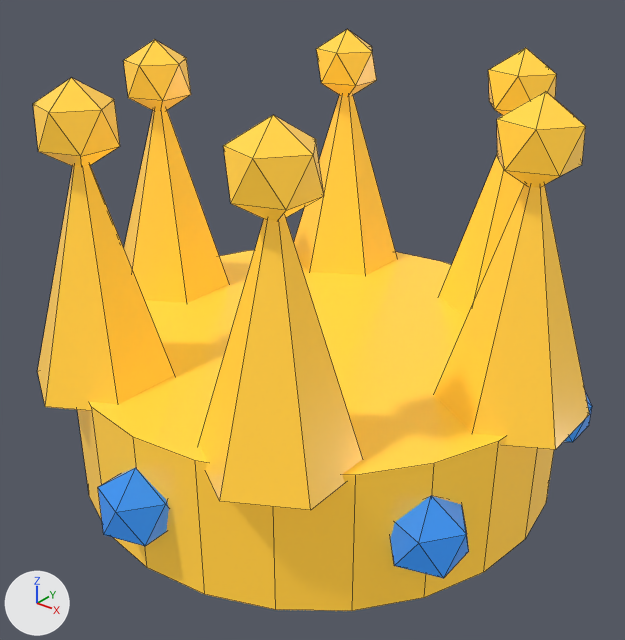
One commit to the Blender file blender/models/acc_crown.blend: the scene before it, then after it.
Camera for both pictures: a 50 mm lens placed at (0.638, -0.81, 0.698), pointed at (0.01, -0.025, 0.211). Every picture has the same lights, and +X, +Y and +Z are marked at lower left. The older version comes first. Mesh edges are drawn as thin lines.

Script lines for the objects in view, before the commit:
```python
me_cylinder = bpy.data.meshes.new('Cylinder')
me_cylinder.from_pydata(...)  # 234 vertices, 308 faces; spans x -0.358..0.358, y -0.363..0.363, z -0.09..0.44
# faces by material slot: [188, 120]
me_cylinder.materials.append(mat_gold)  # yellow #ffc83d, glowing yellow #ffc83d
me_cylinder.materials.append(mat_gem)  # blue #2f7dd1, glowing blue #2f7dd1
ob_acccrown = bpy.data.objects.new('AccCrown', me_cylinder)
ob_acccrown.location = (0.0, 0.0, 0.09)
```
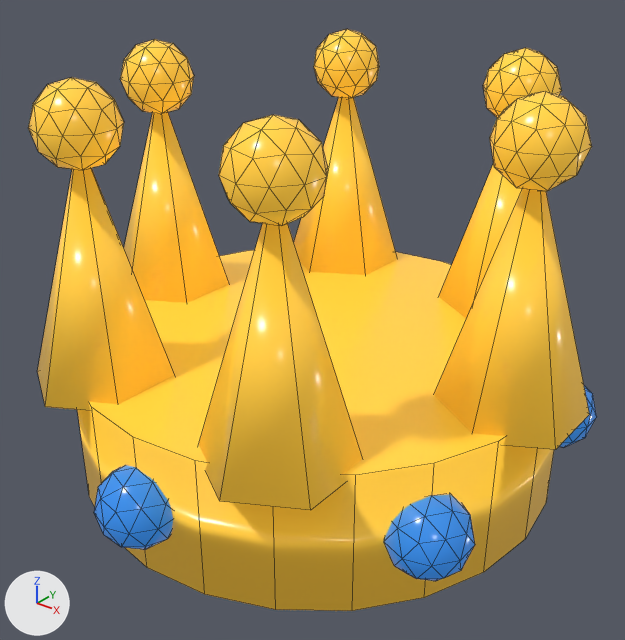
Where the change shows, as pixel boxes [x1, y1, x2, y2] in the pictures (625 x 640 px):
'AccCrown', reshaped: before [33, 29, 592, 611]; after [28, 29, 597, 611]
part 1 of me_cylinder, added (yellow): after [28, 29, 592, 226]
part 2 of me_cylinder, added: after [94, 385, 597, 581]

Edits to the bpy script that builds the scene:
```text
Change me_cylinder:
    used by ob_acccrown; location = (0.0, 0.0, 0.09)
    remove me_cylinder.from_pydata(...)  # 234 vertices, 308 faces; spans x -0.358..0.358, y -0.363..0.363, z -0.09..0.44
    add me_cylinder.from_pydata(...)  # 594 vertices, 1028 faces; spans x -0.358..0.358, y -0.37..0.37, z -0.09..0.44
    me_cylinder part 1: 180 vertices added at x -0.328..0.328, y -0.292..0.292, z 0.347..0.433
    me_cylinder part 2: 180 vertices added at x -0.325..0.325, y -0.37..0.37, z -0.043..0.043
    me_cylinder part 3: the surface is now shaded smooth
```
